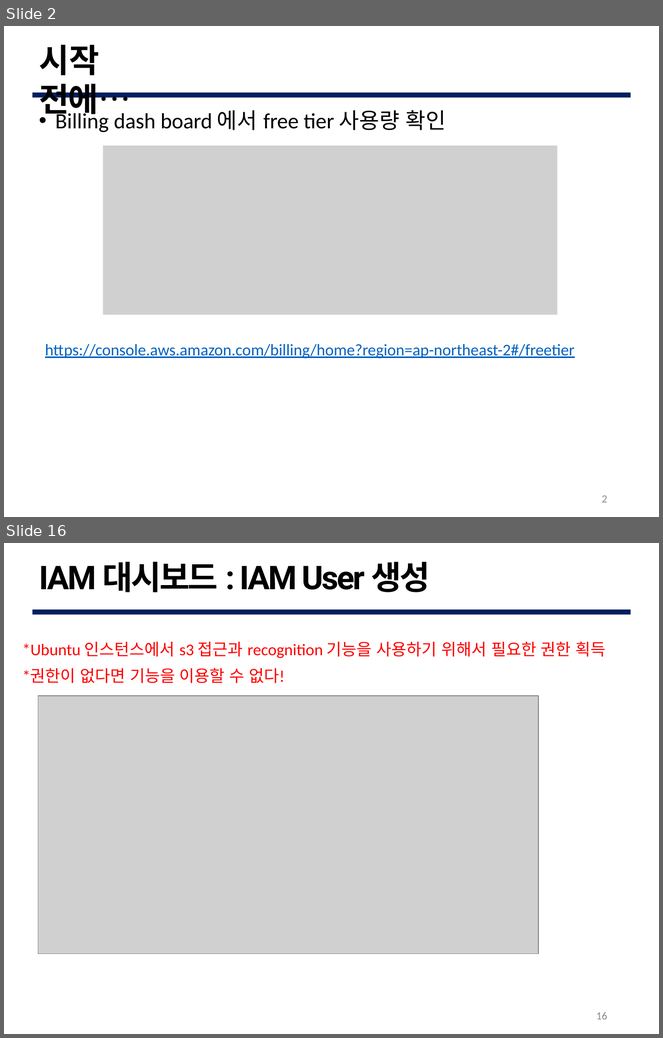
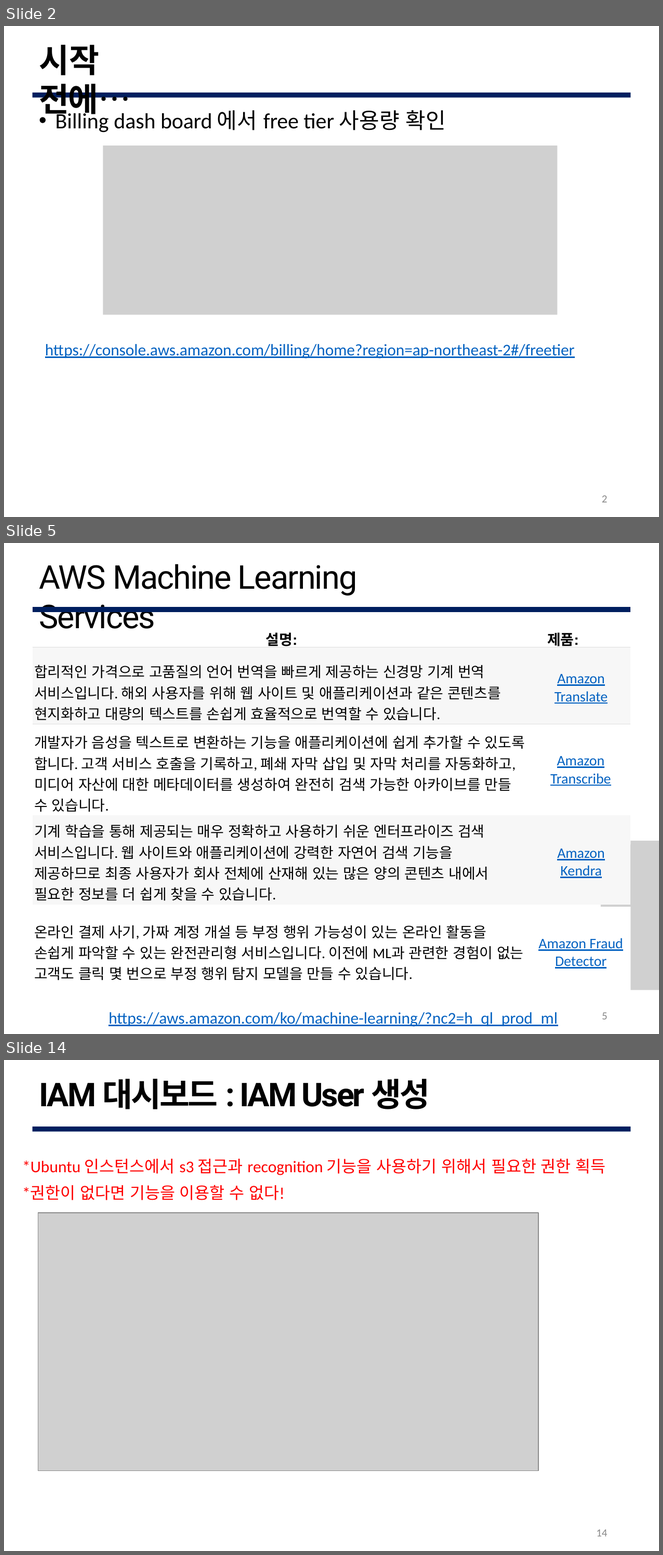
Before and after one commit to G0DCH/AWS_Rekognition_Slide, a slide deck: ppt/AWS Rekognition Slide.pptx. Shown one above the other, each under a label of ours: slides 2 and 16 before the commit, slides 2, 5 and 14 after it; the slides between them are not shown. The pictures are 663x1038 and 663x1555 pixels, drawn with LibreOffice and Linux fonts; fonts in the diff are those of the drawing; grey boxes stand for pictures; background and template pictures are left out. Boxes give left, top, right and bottom in pixels: in the first picture for what was removed or moved away, otherwise in the second. Text is boxed around its words. In the diff, an @@ line names an element or a change of style, - is before the commit and + after.

```diff
--- a/ppt/AWS Rekognition Slide.pptx
+++ b/ppt/AWS Rekognition Slide.pptx
@@ slide 5 added at <box>4,543,659,1034</box>, background #FFFFFF @@
@@ title added at <box>39,564,358,629</box>, 36 pt, text #000000 @@
+AWS Machine Learning Services
@@ table added at <box>32,610,631,1000</box>, 5 rows, 2 columns @@
+설명: | 제품:
+합리적인 가격으로 고품질의 언어 번역을 빠르게 제공하는 신경망 기계 번역 서비스입니다. 해외 사용자를 위해 웹 사이트 및 애플리케이션과 같은 콘텐츠를 현지화하고 대량의 텍스트를 손쉽게 효율적으로 번역할 수 있습니다. | Amazon Translate
+개발자가 음성을 텍스트로 변환하는 기능을 애플리케이션에 쉽게 추가할 수 있도록 합니다. 고객 서비스 호출을 기록하고, 폐쇄 자막 삽입 및 자막 처리를 자동화하고, 미디어 자산에 대한 메타데이터를 생성하여 완전히 검색 가능한 아카이브를 만들 수 있습니다. | Amazon Transcribe
+기계 학습을 통해 제공되는 매우 정확하고 사용하기 쉬운 엔터프라이즈 검색 서비스입니다. 웹 사이트와 애플리케이션에 강력한 자연어 검색 기능을 제공하므로 최종 사용자가 회사 전체에 산재해 있는 많은 양의 콘텐츠 내에서 필요한 정보를 더 쉽게 찾을 수 있습니다. | Amazon Kendra
+온라인 결제 사기, 가짜 계정 개설 등 부정 행위 가능성이 있는 온라인 활동을 손쉽게 파악할 수 있는 완전관리형 서비스입니다. 이전에 ML과 관련한 경험이 없는 고객도 클릭 몇 번으로 부정 행위 탐지 모델을 만들 수 있습니다. | Amazon Fraud Detector
@@ freeform shape added at <box>531,724,631,845</box>, fill #FFFFFF @@
@@ picture added at <box>601,841,659,991</box> @@
@@ freeform shape added at <box>531,908,631,999</box>, fill #FFFFFF @@
@@ text added at <box>109,1013,558,1027</box>, 18 pt, text #0462C1, underline @@
+https://aws.amazon.com/ko/machine-learning/?nc2=h_ql_prod_ml
@@ page number added at <box>602,1013,608,1020</box>, 12 pt, text #888888 @@
+5
@@ what was slide 16 is now slide 14 @@
@@ page number at <box>596,1530,607,1537</box>: text changed @@
-16
+14
```
Also in this commit, not shown: 4 slides changed, 8 other slides added, 11 slides removed.
